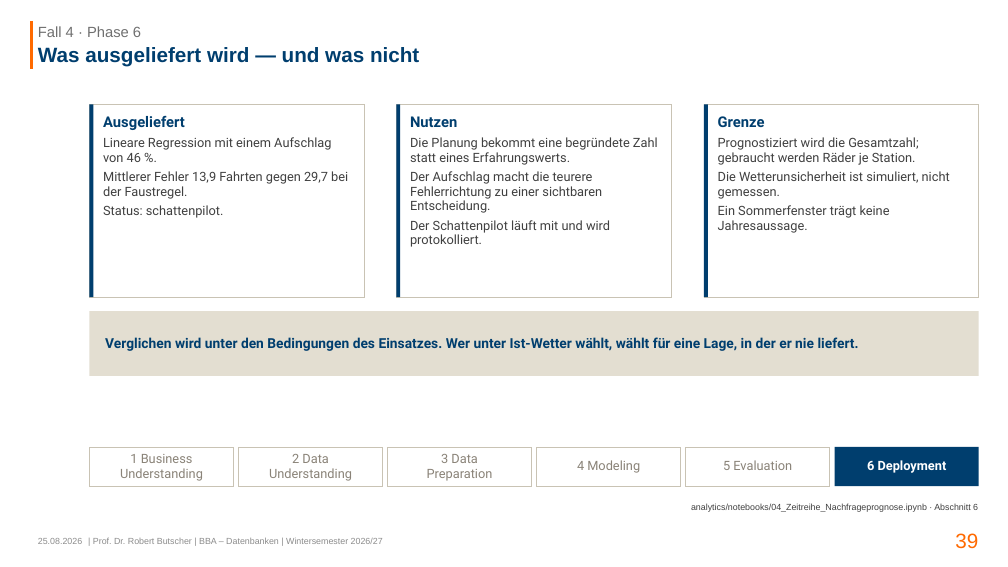
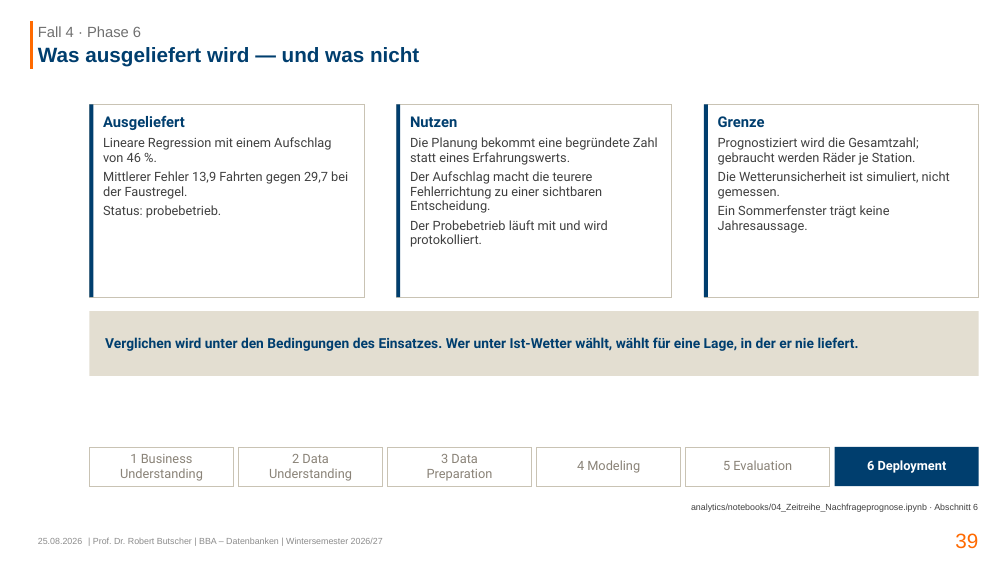
Before and after one commit to swrobuts/velocity-fallstudie, a slide deck: slide 39 of slides/velocity-crispdm.pptx. Drawn at 1008x567 pixels with LibreOffice and Linux fonts; fonts in the diff are those of the drawing. Boxes give left, top, right and bottom in pixels: in the first picture for what was removed or moved away, otherwise in the second. Text is boxed around its words. In the diff, an @@ line names an element or a change of style, - is before the commit and + after.

```diff
--- a/slides/velocity-crispdm.pptx
+++ b/slides/velocity-crispdm.pptx
@@ text at box(103, 205, 221, 218): text changed @@
-Status: schattenpilot.
+Status: probebetrieb.
@@ text at box(410, 220, 608, 247): text changed @@
-Der Schattenpilot läuft mit und wird protokolliert.
+Der Probebetrieb läuft mit und wird protokolliert.
```
Also in this commit, not shown: 1 other slide changed, 23 other files.
